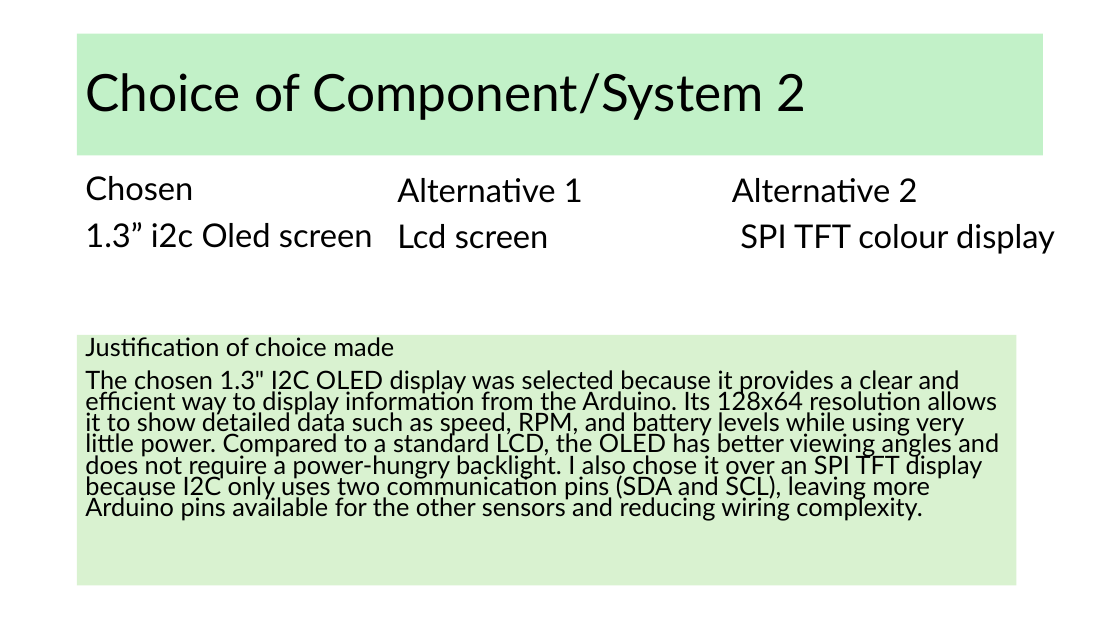
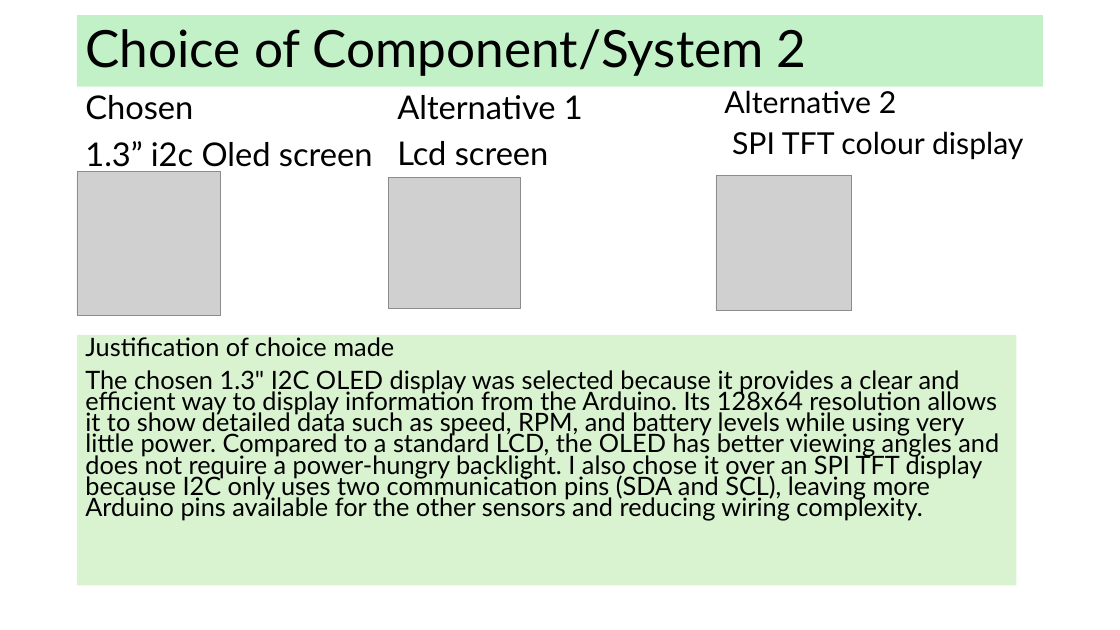
Before and after one commit to Heinrich70/Heinrich-13-Di-70cc-hybrid-pitbike, a slide deck: slide 14 of AS91904 Electronics Heinrich Venter.pptx. Drawn at 1120x630 pixels with LibreOffice and Linux fonts; fonts in the diff are those of the drawing; grey boxes stand for pictures. Boxes give left, top, right and bottom in pixels: in the first picture for what was removed or moved away, otherwise in the second. Text is boxed around its words. In the diff, an @@ line names an element or a change of style, - is before the commit and + after.

```diff
--- a/AS91904 Electronics Heinrich Venter.pptx
+++ b/AS91904 Electronics Heinrich Venter.pptx
@@ title "Choice of Component/System 2": place and size @@
-title "Choice of Component/System 2" at (77, 34, 1044, 155)
+title "Choice of Component/System 2" at (77, 15, 1044, 87)
@@ text "Chosen" rewrapped from (85, 176, 373, 248) to (85, 95, 373, 172) @@
@@ text "Alternative 1": place and size @@
-text "Alternative 1" at (397, 178, 583, 249)
+text "Alternative 1" at (397, 95, 583, 166)
@@ text "Alternative 2": place and size @@
-text "Alternative 2" at (732, 178, 1055, 254)
+text "Alternative 2" at (724, 90, 1024, 160)
@@ text "Alternative 2" at (724, 90, 1024, 160): size 28 to 25.9 pt; line spacing 0.9 to 0.8 @@
@@ picture added at (77, 171, 221, 315) @@
@@ picture added at (389, 177, 521, 309) @@
@@ picture added at (716, 176, 851, 311) @@
```
Also in this commit, not shown: 6 other slides changed, 1 other file.
